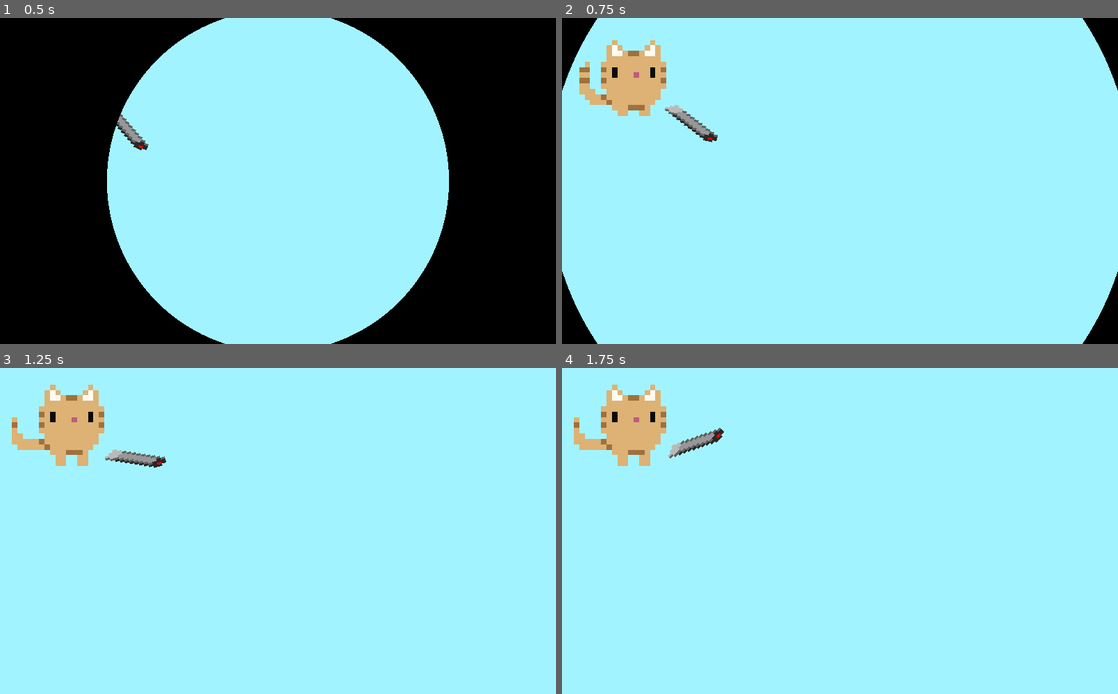
Above: before the commit, frames 1-4 (two rows, left to right).
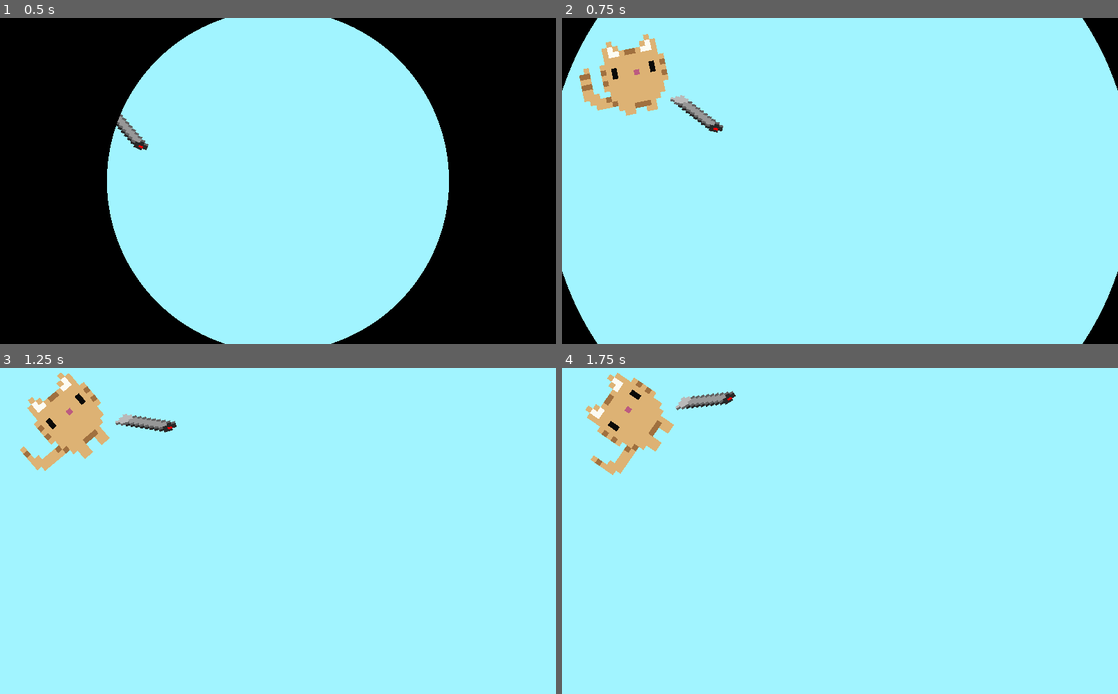
Above: after the commit, the same moments.

Repository: aarongrisez/gmtk2023
Game: Godot game, scene res://World/World2.tscn
Two runs of this game, one before a commit and one after it. Both use one fixed random seed, a clock stepped at 60 frames per second and the inputs below. Sound files missing from this copy of the repository are replaced by a short silence.
Inputs (mouse positions are in pixels of both pictures, inside the frame that each line leads up to):
- Up to frame 1 (0.5 s): no input
- Up to frame 2 (0.75 s): move the mouse to (962, 164) at 0.52 s; hold Right (ui_right) from 0.53 s (still down); click (962, 164) at 0.67 s
- Up to frame 3 (1.25 s): keep holding Right (ui_right); tap Space (jump) at 0.77 s
- Up to frame 4 (1.75 s): keep holding Right (ui_right); move the mouse to (728, 547) at 1.27 s; tap Space (jump) at 1.52 s

Frame 1 is identical in both runs. In frame 2, 1.7% of the frame differs, in the area x 3-29%, y 4-39%; in frame 3, 2.4%; in frame 4, 2.4%, in the area x 2-32%, y 1-33%.

Commit message:
Pen collision #2

Diff:
--- a/gmtk2023/Player/Cat.tscn
+++ b/gmtk2023/Player/Cat.tscn
@@ -1,12 +1,9 @@
-[gd_scene load_steps=7 format=2]
+[gd_scene load_steps=6 format=2]
 
 [ext_resource path="res://Player/Assets/cat-neutral-2.png.png" type="Texture" id=1]
 [ext_resource path="res://Player/Assets/pen.png" type="Texture" id=2]
 [ext_resource path="res://Player/Pen.gd" type="Script" id=3]
 [ext_resource path="res://Player/Assets/cat-neutral-1.png.png" type="Texture" id=4]
-
-[sub_resource type="CircleShape2D" id=2]
-radius = 4.5523
 
 [sub_resource type="SpriteFrames" id=1]
 animations = [ {
@@ -22,6 +19,20 @@
 [node name="KinematicBody2D" type="KinematicBody2D" parent="."]
 collision_layer = 4
 
+[node name="Cat-neutral" type="AnimatedSprite" parent="KinematicBody2D"]
+frames = SubResource( 1 )
+frame = 1
+playing = true
+
+[node name="Camera2D" type="Camera2D" parent="KinematicBody2D"]
+offset = Vector2( 100, 50 )
+current = true
+zoom = Vector2( 0.25, 0.25 )
+
+[node name="CollisionPolygon2D" type="CollisionPolygon2D" parent="KinematicBody2D"]
+position = Vector2( 7.96652, 5.86203 )
+polygon = PoolVector2Array( -1.5, 0, 2, 0, 10, 9, 6, 9 )
+
 [node name="Pen" type="Sprite" parent="KinematicBody2D"]
 position = Vector2( 7.97912, 5.92826 )
 rotation = 0.422247
@@ -34,17 +45,3 @@
 position = Vector2( 11.7562, 12.3512 )
 enabled = true
 cast_to = Vector2( 5470, 5643.6 )
-
-[node name="CollisionShape2D" type="CollisionShape2D" parent="KinematicBody2D"]
-position = Vector2( 12.5188, 10.5517 )
-shape = SubResource( 2 )
-
-[node name="Cat-neutral" type="AnimatedSprite" parent="KinematicBody2D"]
-frames = SubResource( 1 )
-frame = 1
-playing = true
-
-[node name="Camera2D" type="Camera2D" parent="KinematicBody2D"]
-offset = Vector2( 100, 50 )
-current = true
-zoom = Vector2( 0.25, 0.25 )
--- a/gmtk2023/Player/Pen.gd
+++ b/gmtk2023/Player/Pen.gd
@@ -1,7 +1,7 @@
 extends Sprite
 
-var MIN_ROTATION = -1.5777
-var MAX_ROTATION = 1.8888
+var MIN_ROTATION = -0.950007
+var MAX_ROTATION = 0.965705
 var speed = 250
 export var turning = 1.0
 
@@ -14,7 +14,8 @@
 
 onready var raycast = get_tree().get_current_scene().find_node("RayCast2D")
 onready var destination = get_tree().get_current_scene().find_node("Destination")
-onready var kinematicBody = get_parent()
+onready var catKinematicBody = get_tree().get_current_scene().find_node("Cat").find_node("KinematicBody2D")
+# onready var penKinematicBody = get_parent()
 
 func _ready():
 	pass # Replace with function body.
@@ -25,17 +26,15 @@
 		destination.position = raycast_collision
 
 func _process(delta):
-	var new_rotation = 0
-	var current_rotation = get_rotation()
+	var current_rotation = catKinematicBody.rotation
 	if Input.is_action_pressed('ui_left'):
 		if current_rotation < MAX_ROTATION:
-			rotation += turning * delta
+			catKinematicBody.rotation += turning * delta
 	if Input.is_action_pressed('ui_right'):
 		if current_rotation > MIN_ROTATION:
-			rotation -= turning * delta
+			catKinematicBody.rotation -= turning * delta
 
-	rotate(new_rotation)
-
+	print_val_every(60, "current_rotation", current_rotation)
 	movement_dir = Input.get_vector("left","right","up","down")
 
 var inc = 0
@@ -65,7 +64,7 @@
 	var n_speed = movement_speed * movement_dir
 	movement_velocity.x = calc_velocity_dir(n_speed.x, movement_velocity.x)
 	movement_velocity.y = calc_velocity_dir(n_speed.y, movement_velocity.y)
-	kinematicBody.move_and_slide(movement_velocity)
+	catKinematicBody.move_and_slide(movement_velocity)
 
 	raycast.force_raycast_update()
 	raycast_origin = raycast.get_global_position()
--- a/gmtk2023/World/World2.tscn
+++ b/gmtk2023/World/World2.tscn
@@ -86,9 +86,6 @@
 margin_top = -112.0
 margin_right = -16.0
 margin_bottom = -16.0
-__meta__ = {
-"_edit_use_anchors_": false
-}
 
 [node name="Transition" parent="UI" instance=ExtResource( 10 )]
 visible = false
